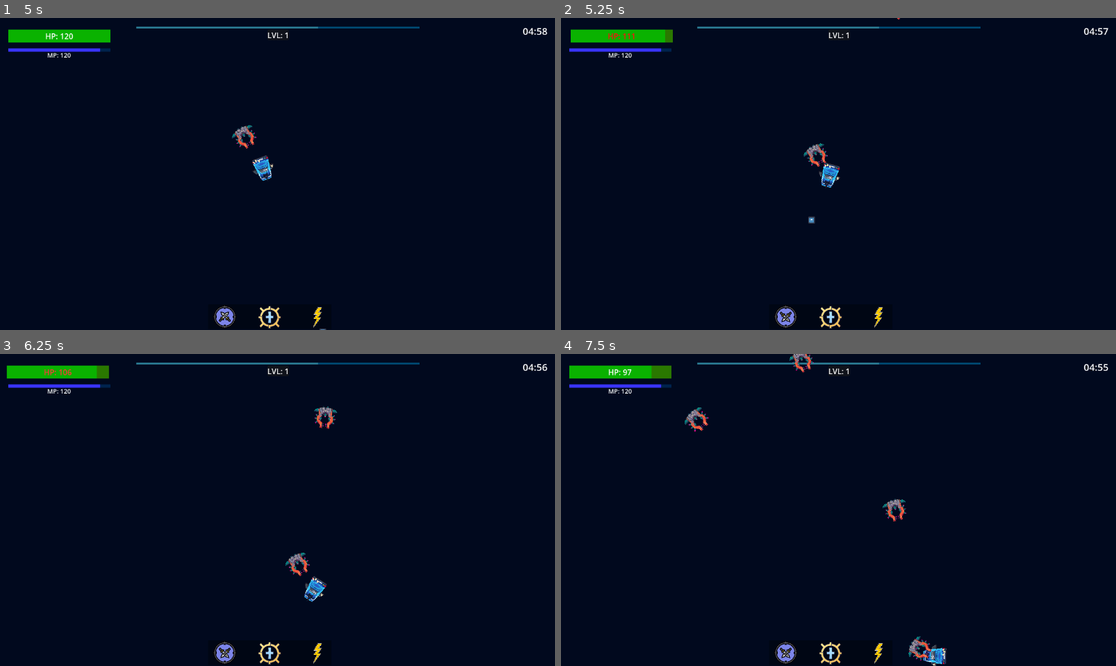
Above: before the commit, frames 1-4 (two rows, left to right).
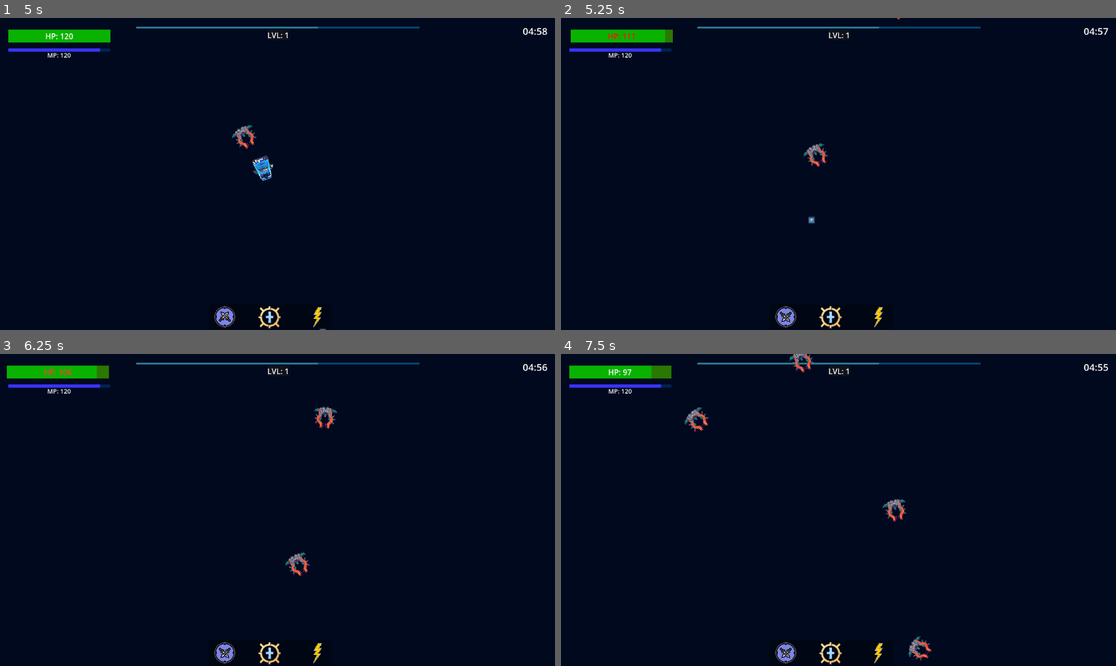
Above: after the commit, the same moments.

Repository: bkerz/VoidShips
Game: Godot game, scene res://Scenes/GUI_UI/MainUI/mainMenu.tscn
The game is run twice, just before and just after one commit, with the same random seed, the same clock (stepped at 60 frames per second) and the same inputs. The engine's default icon, where the game draws it, is replaced by a stand-in: a white triangle on a blue panel in a dark square.
Inputs (mouse positions are in pixels of both pictures, inside the frame that each line leads up to):
- Up to frame 1 (5 s): click "Jugar" at 0.5 s; click "Max (Melee)" at 1.25 s; click "Ir al Mundo" at 2 s; click (227, 317) at 2.75 s; click (271, 317) at 3.5 s; click (316, 317) at 4.25 s
- Up to frame 2 (5.25 s): click (788, 317) at 5 s
- Up to frame 3 (6.25 s): click (271, 653) at 5.75 s
- Up to frame 4 (7.5 s): click (877, 653) at 6.5 s; click (788, 653) at 7.25 s

Frame 1 is identical in both runs. In frame 2, 0.2% of the frame differs, in the area x 46-51%, y 46-55%; in frame 3, 0.2%, in the area x 54-59%, y 71-80%; in frame 4, 0.2%.

Commit message:
Update gui feedback

Diff:
--- a/Scenes/Enemies/MineEnemy/enemy_Ship_MineScript.gd
+++ b/Scenes/Enemies/MineEnemy/enemy_Ship_MineScript.gd
@@ -1,4 +1,6 @@
 extends CharacterBody2D
+
+#preloads
 
 
 #Variables
@@ -43,6 +45,7 @@
 func epicDeath():
 	queue_free()
 
+
 func targetPlayerGraphic(delta):
 	var anguloA= $".".transform.x.angle_to(playerPosition)
 	$".".rotate(sign(anguloA) * min(delta * velocidadRotacion, abs(anguloA)))
--- a/Scenes/GUI_UI/PlayerGUI/playerUI.tscn
+++ b/Scenes/GUI_UI/PlayerGUI/playerUI.tscn
@@ -7,12 +7,6 @@
 [ext_resource type="Texture2D" uid="uid://dd81ogoya48ha" path="res://Scenes/GUI_UI/PlayerGUI/specialAttackButton.png" id="3_v0nl1"]
 
 [sub_resource type="FontVariation" id="FontVariation_oxq5c"]
-
-[sub_resource type="StyleBoxFlat" id="StyleBoxFlat_1bwav"]
-bg_color = Color(0, 0.188235, 0.12549, 1)
-
-[sub_resource type="StyleBoxFlat" id="StyleBoxFlat_rdvkx"]
-bg_color = Color(0.164706, 0.560784, 0, 1)
 
 [sub_resource type="StyleBoxFlat" id="StyleBoxFlat_o4tsg"]
 bg_color = Color(0.164706, 0.470588, 0, 1)
@@ -154,29 +148,6 @@
 horizontal_alignment = 1
 vertical_alignment = 1
 
-[node name="PanelVidaFondo" type="Panel" parent="HudUI/HP_Label"]
-visible = false
-show_behind_parent = true
-layout_mode = 1
-anchors_preset = 15
-anchor_right = 1.0
-anchor_bottom = 1.0
-grow_horizontal = 2
-grow_vertical = 2
-theme_override_styles/panel = SubResource("StyleBoxFlat_1bwav")
-
-[node name="PanelVidaFrente" type="Panel" parent="HudUI/HP_Label"]
-visible = false
-show_behind_parent = true
-layout_mode = 1
-anchors_preset = 15
-anchor_right = 1.0
-anchor_bottom = 1.0
-offset_right = -21.0
-grow_horizontal = 2
-grow_vertical = 2
-theme_override_styles/panel = SubResource("StyleBoxFlat_rdvkx")
-
 [node name="HP_Bar" type="ProgressBar" parent="HudUI/HP_Label"]
 show_behind_parent = true
 layout_mode = 1
--- a/Scenes/Players/Max´s/MaxPlayerScript.gd
+++ b/Scenes/Players/Max´s/MaxPlayerScript.gd
@@ -70,6 +70,7 @@
 	activateKnockBack= true
 	#activo su invulnerabilidad y la duracion del knockBack
 	$invincivilityTimer.start()
+	$AnimationPlayer2.play("invisibilityAnimation")
 	$knockBackDuration.start()
 	invincivility()
 func invincivility():
--- a/Scenes/Players/Max´s/max_player.tscn
+++ b/Scenes/Players/Max´s/max_player.tscn
@@ -176,18 +176,6 @@
 
 [sub_resource type="Animation" id="Animation_gmy81"]
 length = 0.001
-tracks/0/type = "value"
-tracks/0/imported = false
-tracks/0/enabled = true
-tracks/0/path = NodePath("Sprite2D:modulate")
-tracks/0/interp = 1
-tracks/0/loop_wrap = true
-tracks/0/keys = {
-"times": PackedFloat32Array(0),
-"transitions": PackedFloat32Array(1),
-"update": 0,
-"values": [Color(1, 1, 1, 1)]
-}
 
 [sub_resource type="Animation" id="Animation_5886c"]
 resource_name = "dash"
@@ -205,10 +193,27 @@
 "values": [Color(0.501961, 0.501961, 0.501961, 1), Color(1, 1, 1, 1)]
 }
 
+[sub_resource type="Animation" id="Animation_8xar6"]
+resource_name = "invisibilityAnimation"
+length = 0.5
+tracks/0/type = "value"
+tracks/0/imported = false
+tracks/0/enabled = true
+tracks/0/path = NodePath("Sprite2D:visible")
+tracks/0/interp = 1
+tracks/0/loop_wrap = true
+tracks/0/keys = {
+"times": PackedFloat32Array(0, 0.1, 0.2, 0.3, 0.4, 0.5),
+"transitions": PackedFloat32Array(1, 1, 1, 1, 1, 1),
+"update": 1,
+"values": [false, true, false, true, false, true]
+}
+
 [sub_resource type="AnimationLibrary" id="AnimationLibrary_li1v0"]
 _data = {
 "RESET": SubResource("Animation_gmy81"),
-"dash": SubResource("Animation_5886c")
+"dash": SubResource("Animation_5886c"),
+"invisibilityAnimation": SubResource("Animation_8xar6")
 }
 
 [sub_resource type="RectangleShape2D" id="RectangleShape2D_wpmcn"]
@@ -276,6 +281,5 @@
 wait_time = 0.3
 one_shot = true
 
-[connection signal="animation_finished" from="AnimationPlayer2" to="." method="_on_animation_player_2_animation_finished"]
 [connection signal="timeout" from="invincivilityTimer" to="." method="_on_invincivility_timer_timeout"]
 [connection signal="timeout" from="knockBackDuration" to="." method="_on_knock_back_duration_timeout"]
Not shown: 1 places in Scenes/GUI_UI/PlayerGUI/playerUI.tscn that only renumber resources
Not shown: 1 places in Scenes/Players/Max´s/max_player.tscn that only renumber resources
